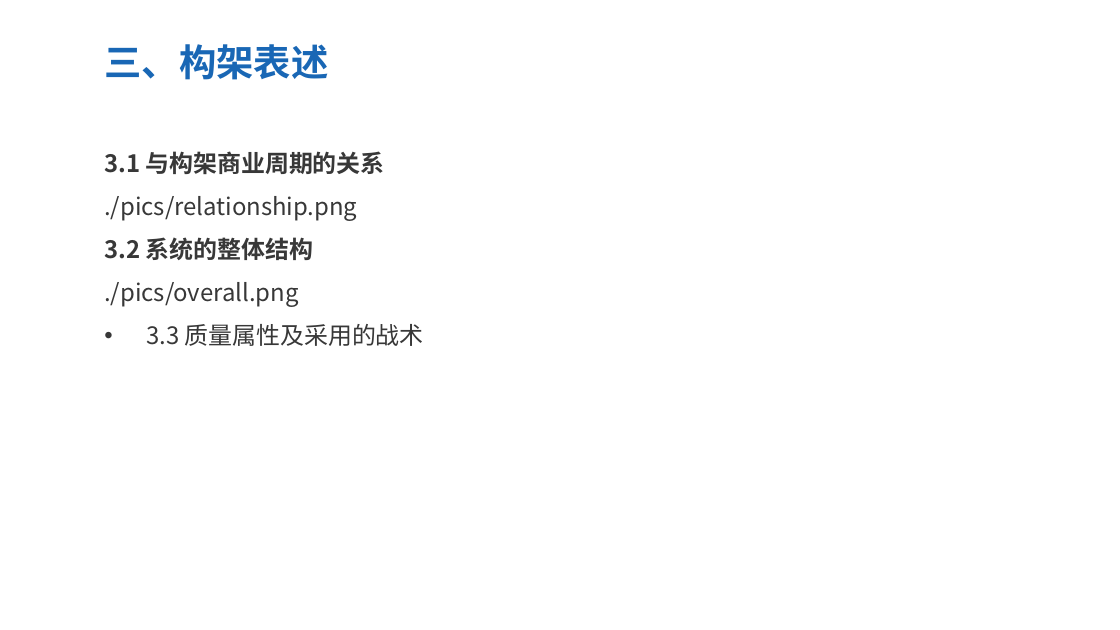
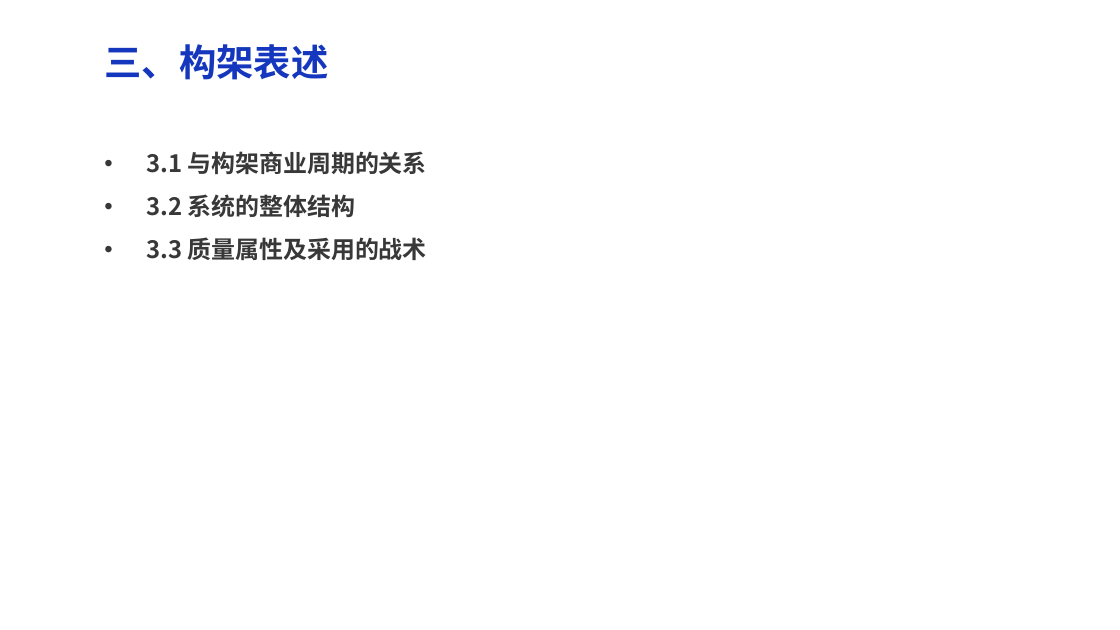
Before and after one commit to dekrt/SoftwareArchitecture, a slide deck: slide 13 of 架构评审-ArchitectureReview/架构评审-ArchitectureReview.pptx (slide 14 before the commit). Drawn at 1120x630 pixels with LibreOffice and Linux fonts; fonts in the diff are those of the drawing. Boxes give left, top, right and bottom in pixels: in the first picture for what was removed or moved away, otherwise in the second. Text is boxed around its words. In the diff, an @@ line names an element or a change of style, - is before the commit and + after.

```diff
--- a/架构评审-ArchitectureReview/架构评审-ArchitectureReview.pptx
+++ b/架构评审-ArchitectureReview/架构评审-ArchitectureReview.pptx
@@ text "三、构架表述" at (104,44,328,80): text colour #1967B5 to #1537BE @@
@@ text at (146,151,427,217): text changed; bold on @@
-• 3.1 与构架商业周期的关系
-  ./pics/relationship.png
-• 3.2 系统的整体结构
-  ./pics/overall.png
+• 3.1 与构架商业周期的关系
+• 3.2 系统的整体结构
@@ text at (146,237,427,260): bold on in "3.3 质量属性及采用的战术" @@
```
Also in this commit, not shown: 25 other slides changed, 8 slides added, 1 slide removed, 1 other file.
